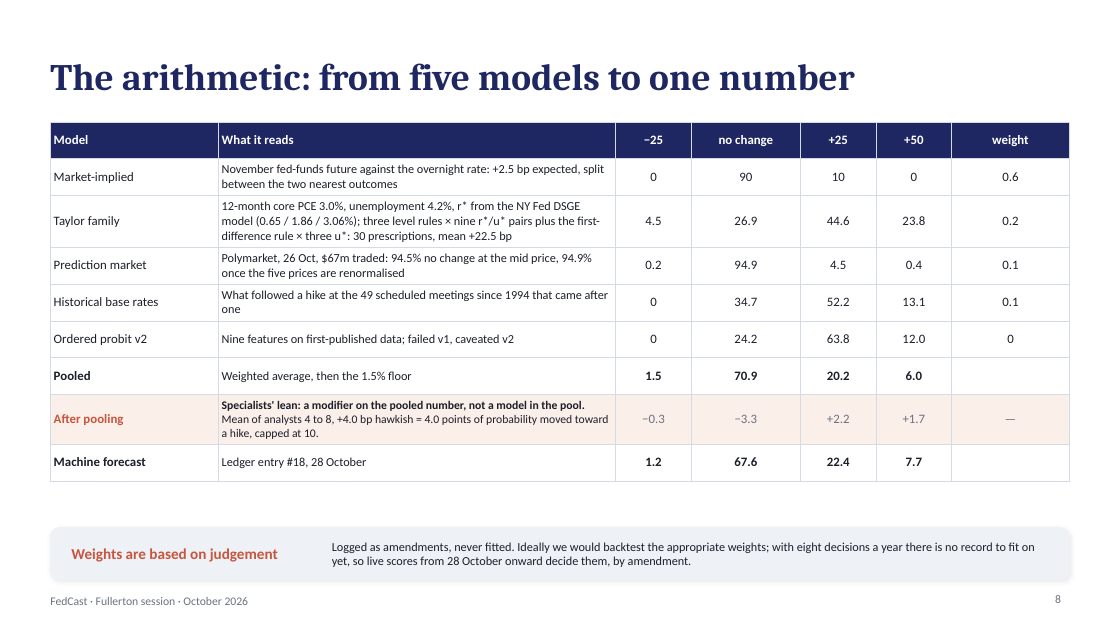
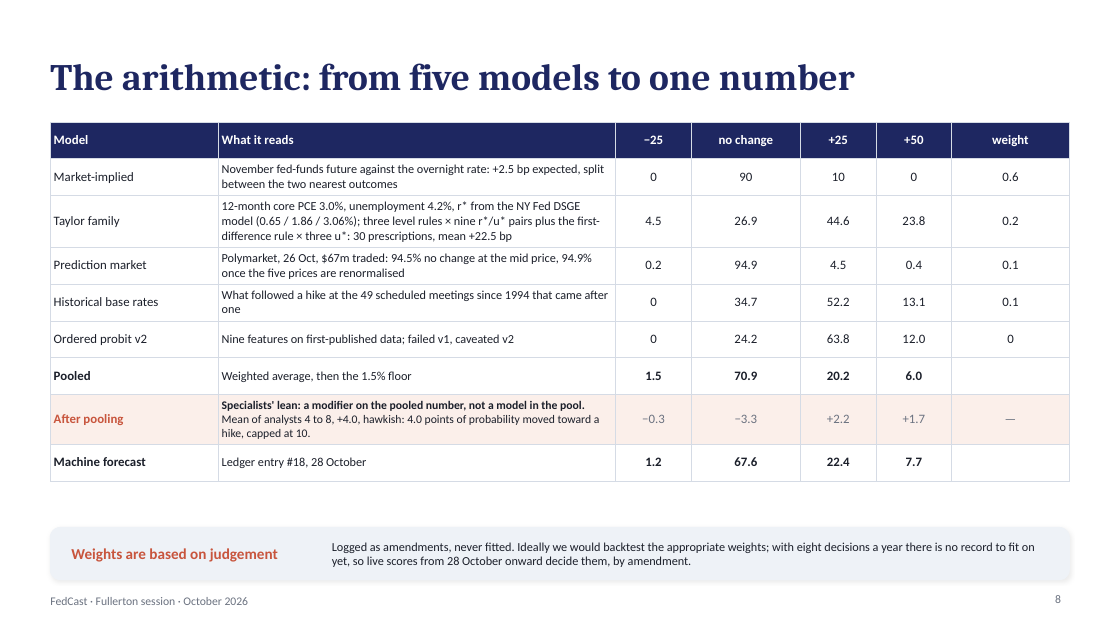
Before and after one commit to kmt112/fed-forecast, a slide deck: slide 8 of docs/FedCast_Fullerton.pptx. Drawn at 1120x630 pixels with LibreOffice and Linux fonts; fonts in the diff are those of the drawing. Boxes give left, top, right and bottom in pixels: in the first picture for what was removed or moved away, otherwise in the second. Text is boxed around its words. In the diff, an @@ line names an element or a change of style, - is before the commit and + after.

```diff
--- a/docs/FedCast_Fullerton.pptx
+++ b/docs/FedCast_Fullerton.pptx
@@ table at box(50, 122, 1070, 480) @@
-row 8, column 2: Specialists' lean: a modifier on the pooled number, not a model in the pool. Mean of analysts 4 to 8, +4.0 bp hawkish = 4.0 points of probability moved toward a hike, capped at 10.
+row 8, column 2: Specialists' lean: a modifier on the pooled number, not a model in the pool. Mean of analysts 4 to 8, +4.0, hawkish: 4.0 points of probability moved toward a hike, capped at 10.
```
Also in this commit, not shown: 7 other slides changed, 2 slides added, 8 other files.
